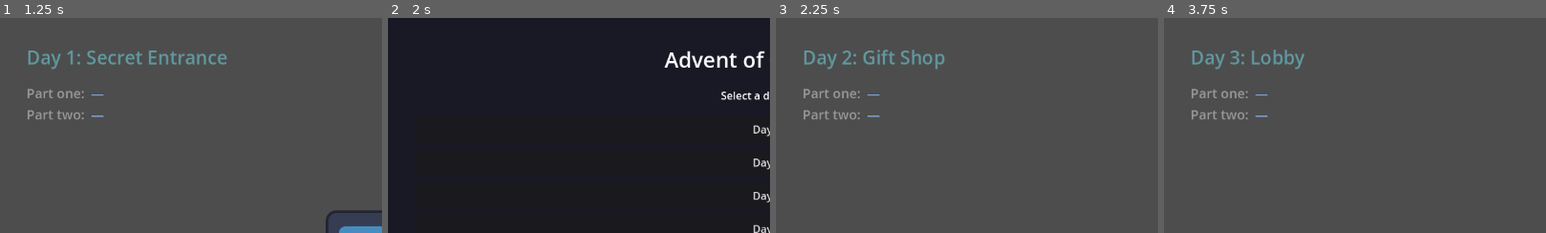
Above: before the commit, frames 1-4 (left to right).
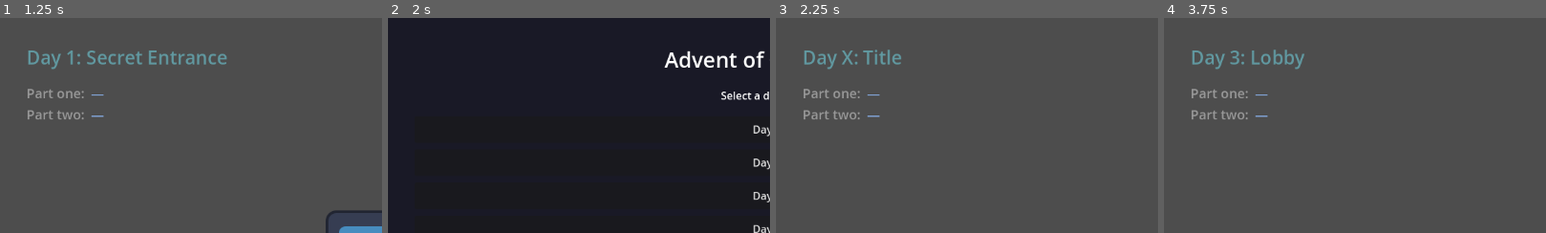
Above: after the commit, the same moments.

Repository: dzlk/adventofcode2025
Game: Godot game, scene res://scenes/main_menu.tscn
Same seed, same stepped clock (60 frames per second), same inputs: the game is played once before the commit and once after it. The engine's default icon, where the game draws it, is replaced by a stand-in: a white triangle on a blue panel in a dark square.
Inputs:
- Up to frame 1 (1.25 s): click "Day 1" at 0.5 s
- Up to frame 2 (2 s): click "Back to Menu" at 1.25 s
- Up to frame 3 (2.25 s): click "Day 2" at 2 s
- Up to frame 4 (3.75 s): click "Back to Menu" at 2.75 s; click "Day 3" at 3.5 s
The pictures show only the part of the screen within x 0-50%, y 0-50%; the shares and areas given below are measured in that part.

Frames 1-2 are identical in both runs. In frame 3, 0.9% of the frame differs, in the area x 17-45%, y 14-24%; in frame 4, nothing differs.
Error before the commit: Invalid call. Nonexistent function 'error' in base 'Nil'. (res://scripts/base_day.gd:60)
Error after the commit: Parse Error: Too few arguments for "solve_part_one()" call. Expected at least 1 but received 0. (res://days/day02/day02.gd:10)

Commit message:
Fixes init day 1-3

Diff:
--- a/days/day01/day01.gd
+++ b/days/day01/day01.gd
@@ -8,6 +8,7 @@
 var epsilon = 0.01
 
 func _init() -> void:
+	super()
 	day = 1
 	title = "Day 1: Secret Entrance"
 
--- a/days/day02/day02.gd
+++ b/days/day02/day02.gd
@@ -7,6 +7,7 @@
 	file = "input.txt"
 
 func solve_part_one(input: String) -> int:
+	super()
 	var res = 0
 
 	var strs = input.split(',')
--- a/days/day03/day03.gd
+++ b/days/day03/day03.gd
@@ -1,6 +1,7 @@
 extends BaseDay
 
 func _init() -> void:
+	super()
 	day = 3
 	title = "Day 3: Lobby"
 
